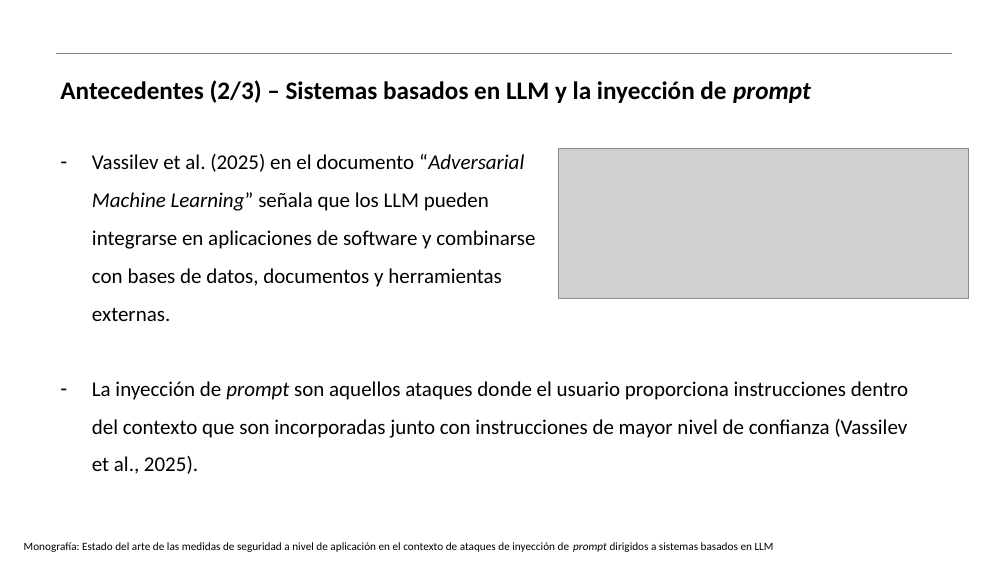
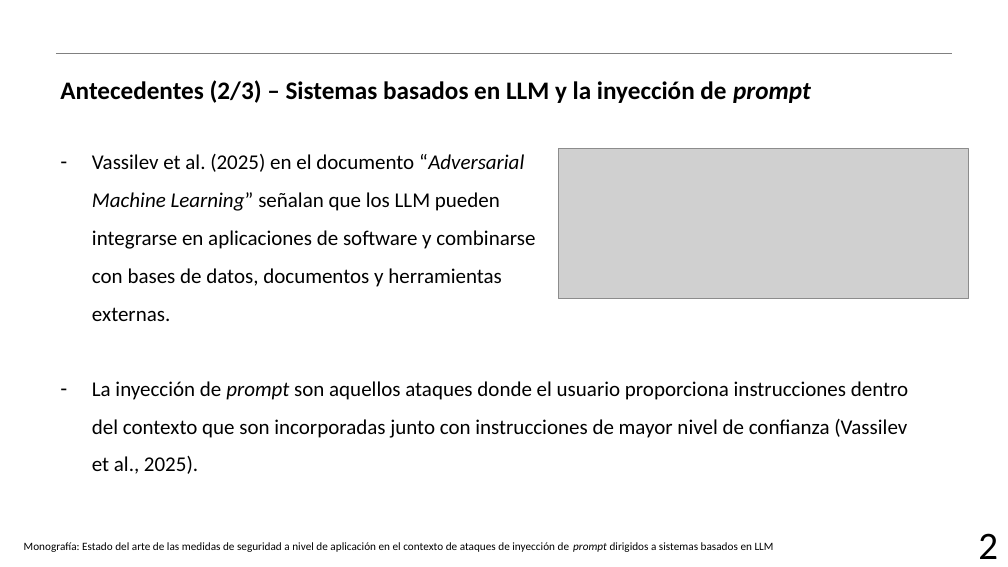
Before and after one commit to AJRx26/semestreVII, a slide deck: slide 3 of proyectoguiado/protocoloinvestigacion/18_NunezSanchezAbraham.pptx. Drawn at 1008x567 pixels with LibreOffice and Linux fonts; fonts in the diff are those of the drawing; grey boxes stand for pictures; background and template pictures are left out. Boxes give left, top, right and bottom in pixels: in the first picture for what was removed or moved away, otherwise in the second. Text is boxed around its words. In the diff, an @@ line names an element or a change of style, - is before the commit and + after.

```diff
--- a/proyectoguiado/protocoloinvestigacion/18_NunezSanchezAbraham.pptx
+++ b/proyectoguiado/protocoloinvestigacion/18_NunezSanchezAbraham.pptx
@@ text at (x1=92, y1=154, x2=535, y2=321): text changed @@
-– Vassilev et al. (2025) en el documento “Adversarial Machine Learning” señala que los LLM pueden integrarse en aplicaciones de software y combinarse con bases de datos, documentos y herramientas externas.
+– Vassilev et al. (2025) en el documento “Adversarial Machine Learning” señalan que los LLM pueden integrarse en aplicaciones de software y combinarse con bases de datos, documentos y herramientas externas.
@@ text added at (x1=978, y1=533, x2=998, y2=559), 27.8 pt, text #000000 @@
+2
```
Also in this commit, not shown: 14 other slides changed, 1 slide added, 3 slides removed, 5 other files.
